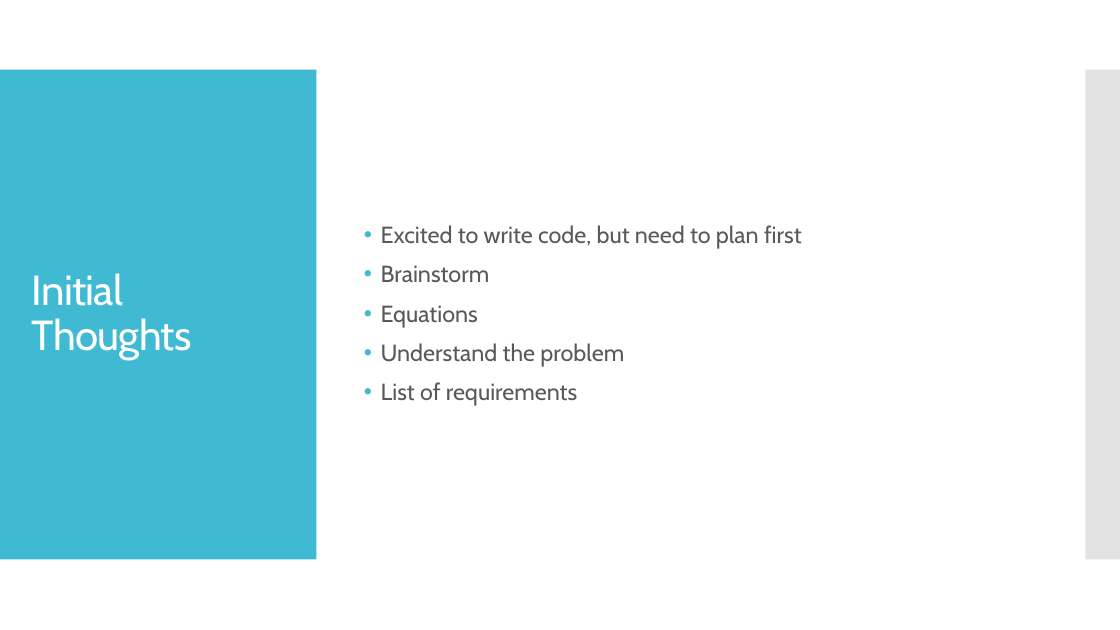
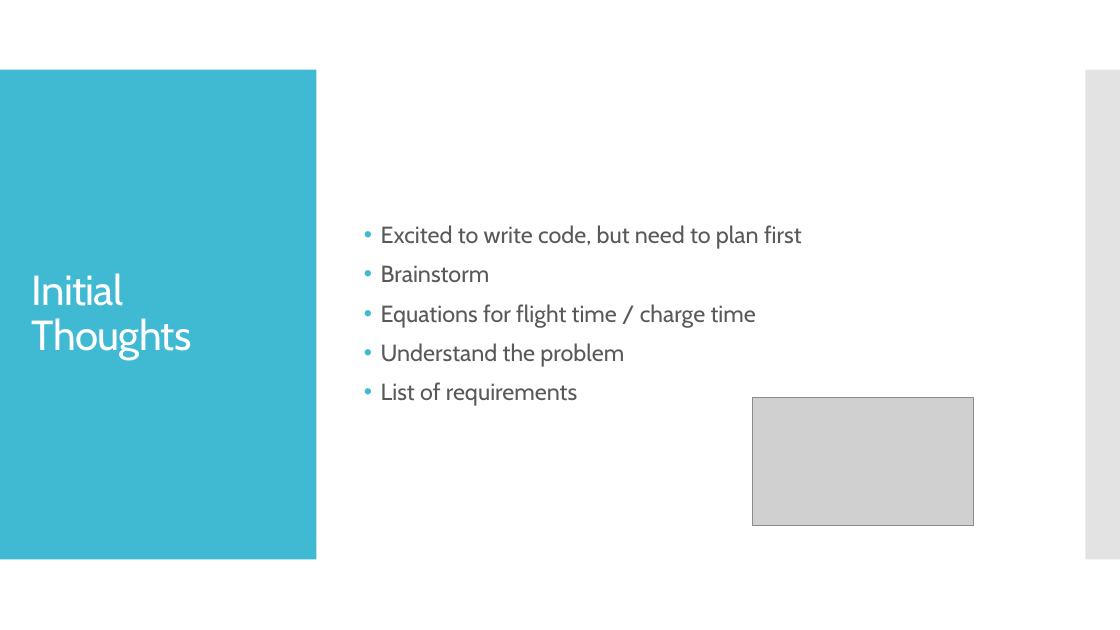
Before and after one commit to kjnorth/JobyEVtolSim, a slide deck: slide 2 of notes/joby_evtol_presentation.pptx. Drawn at 1120x630 pixels with LibreOffice and Linux fonts; fonts in the diff are those of the drawing; grey boxes stand for pictures. Boxes give left, top, right and bottom in pixels: in the first picture for what was removed or moved away, otherwise in the second. Text is boxed around its words. In the diff, an @@ line names an element or a change of style, - is before the commit and + after.

```diff
--- a/notes/joby_evtol_presentation.pptx
+++ b/notes/joby_evtol_presentation.pptx
@@ text at [381,304,756,328]: text changed @@
-• Equations
+• Equations for flight time / charge time
@@ picture added at [752,397,974,526] @@
```
Also in this commit, not shown: 2 other slides changed, 3 slides added, 3 slides removed.
